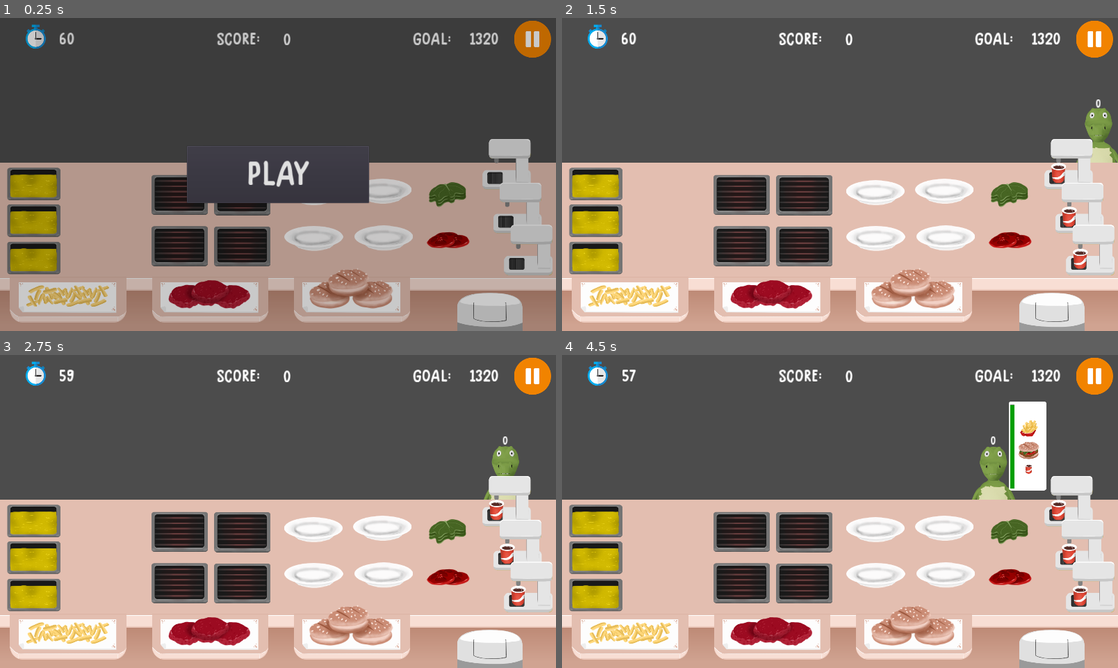
Above: before the commit, frames 1-4 (two rows, left to right).
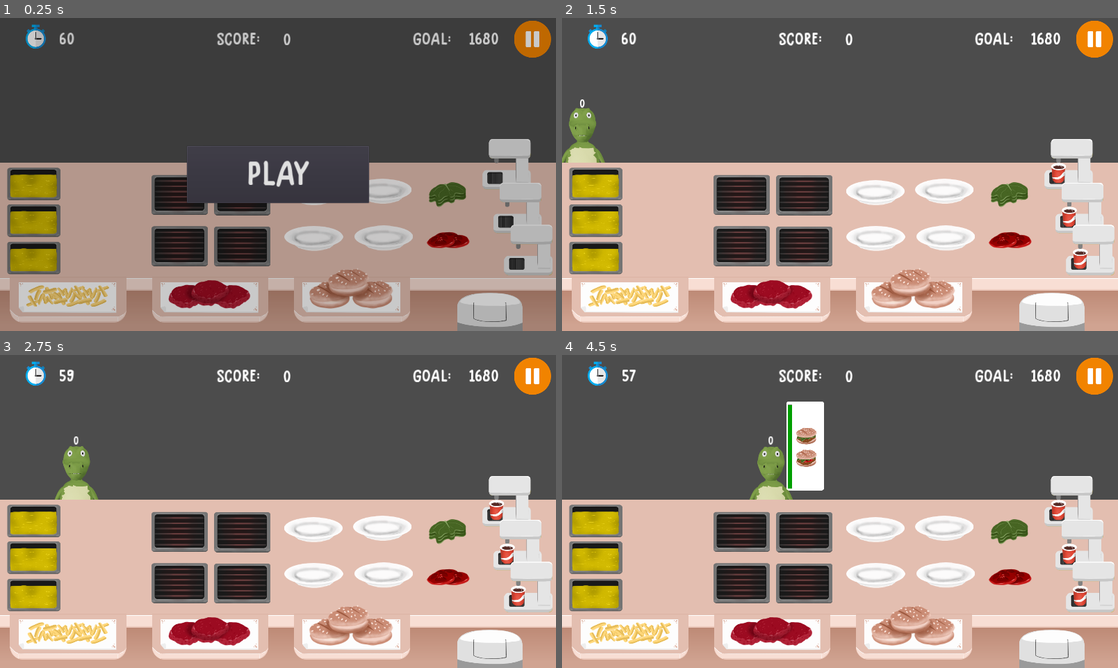
Above: after the commit, the same moments.

Repository: samuelpedrajas/MyVeganRestaurant
Game: Godot game, scene res://Scenes/Kitchen.tscn
Same seed, same stepped clock (60 frames per second), same inputs: the game is played once before the commit and once after it.
Inputs (mouse positions are in pixels of both pictures, inside the frame that each line leads up to):
- Up to frame 1 (0.25 s): no input
- Up to frame 2 (1.5 s): click "PLAY" at 0.5 s; click (1095, 39) at 1.25 s
- Up to frame 3 (2.75 s): tap Enter at 2 s
- Up to frame 4 (4.5 s): no input

The runs differ from the first frame. In frame 1, less than 0.1% of the frame differs, in the area x 84-89%, y 4-9%; in frame 2, 1.6%; in frame 3, 1.4%; in frame 4, 5.5%, in the area x 33-90%, y 4-47%.

Commit message:
dishes better distributed

Diff:
--- a/Scripts/ClientArea.gd
+++ b/Scripts/ClientArea.gd
@@ -15,9 +15,9 @@
 
 export(float) var max_time = 60
 export(float) var max_arrival_time = 3.0
-export(float) var average_time_for_client = 5.0
+export(float) var average_time_for_client = 4.0
 export(float) var average_reward_for_client = 120.0
-export(Array) var category_probabilities = [0.5, 0.8, 0.5]
+export(Array) var category_probabilities = [0.2, 0.6, 0.2]
 export(int) var max_orders = 4
 
 export(float) var seconds_gained_on_delivery = 3.0 * average_time_for_client
@@ -63,35 +63,90 @@
 
 
 func _build_order_lists():
-	# TODO: revisar si podría quedarse colgado: asignar demasiadas bebidas
-	# y complementos y ya no poder superar el goal
 	var orders = Utils.initialise_array(average_client_number, [])
+	var categories = menu.get_children()
+	var n_categories = menu.get_child_count()
 
 	guaranteed_coins = 0
+	var cat_idx = 0
+	var cat_probability = category_probabilities[cat_idx]
+	for i in range(0, average_client_number):
+		var progress = float(i) / average_client_number
+		if cat_probability <= progress:
+			cat_idx += 1
+			if n_categories - 1 <= cat_idx:
+				cat_probability = 1.0
+			else:
+				cat_probability += category_probabilities[cat_idx]
+		# get deliverable dishes
+		var dishes = []
+		for dish in categories[cat_idx].get_children():
+			if dish.deliverable:
+				dishes.append(dish)
+		var n_dishes = dishes.size()
+		var selected = rng.randi_range(0, n_dishes - 1)
+		var dish_obj = {
+			"dish": dishes[selected].duplicate(),
+			"order": cat_idx
+		}
+		orders[i].append(dish_obj)
+		guaranteed_coins += prices[dish_obj["dish"].reference]
+
 	# dish distribution
 	while guaranteed_coins < calculated_goal:
-		var categories = menu.get_children()
-		var n_categories = menu.get_child_count()
 		for i in range(0, average_client_number):
+			if orders[i].size() >= max_orders:
+				continue
+			cat_idx = 0
+			cat_probability = category_probabilities[cat_idx]
 			for j in range(0, n_categories):
-				var skip = rng.randf() < 1.0 - category_probabilities[j]
-				if skip or orders[i].size() >= max_orders:
-					continue
-				var category = categories[j]
-				# get deliverable dishes
-				var dishes = []
-				for dish in category.get_children():
-					if dish.deliverable:
-						dishes.append(dish)
-				var n_dishes = dishes.size()
-				var selected = rng.randi_range(0, n_dishes - 1)
-				var dish_obj = {
-					"dish": dishes[selected].duplicate(),
-					"order": j
-				}
-				orders[i].append(dish_obj)
-				guaranteed_coins += prices[dish_obj["dish"].reference]
-			if guaranteed_coins >= calculated_goal:
+				var p = rng.randf()
+				if p <= cat_probability:
+					cat_idx = j
+					break
+				else:
+					cat_probability += category_probabilities[j]
+
+			var category = categories[cat_idx]
+			# get deliverable dishes
+			var dishes = []
+			for dish in category.get_children():
+				if dish.deliverable:
+					dishes.append(dish)
+			var n_dishes = dishes.size()
+			var selected = rng.randi_range(0, n_dishes - 1)
+			var dish_obj = {
+				"dish": dishes[selected].duplicate(),
+				"order": cat_idx
+			}
+			orders[i].append(dish_obj)
+			var price = prices[dish_obj["dish"].reference]
+			guaranteed_coins += price
+			if guaranteed_coins == calculated_goal:
+				break
+			elif guaranteed_coins > calculated_goal:
+				orders[i].pop_back()
+				guaranteed_coins -= price
+				var available_dishes = []
+				for dish_reference in prices.keys():
+					available_dishes.append({
+						"reference": dish_reference,
+						"price": prices[dish_reference]
+					})
+				available_dishes = Utils.sort_by_attribute(
+					available_dishes, "price", "asc"
+				)
+				for dish_info in available_dishes:
+					price = dish_info["price"]
+					if guaranteed_coins + price >= calculated_goal:
+						var dish = menu.get_dish(dish_info["reference"])
+						dish_obj = {
+							"dish": dish.duplicate(),
+							"order": dish.get_parent().get_position_in_parent()
+						}
+						orders[i].append(dish_obj)
+						guaranteed_coins += price
+						break
 				break
 
 	# sort and assign to order_lists
@@ -102,6 +157,7 @@
 		order_lists.append([])
 		for _order in orders[i]:
 			order_lists[-1].append(_order["dish"])
+	order_lists.shuffle()
 
 
 func _build_timeouts():
--- a/Scripts/Menu.gd
+++ b/Scripts/Menu.gd
@@ -15,6 +15,14 @@
 	return new_dish.duplicate()
 
 
+func get_dish(reference):
+	for category in get_children():
+		for _dish in category.get_children():
+			if _dish.reference == reference:
+				return _dish
+	return null
+
+
 func _get_new_dish(dish, ingredient):
 	var ingredients = []
 	if dish != null:
